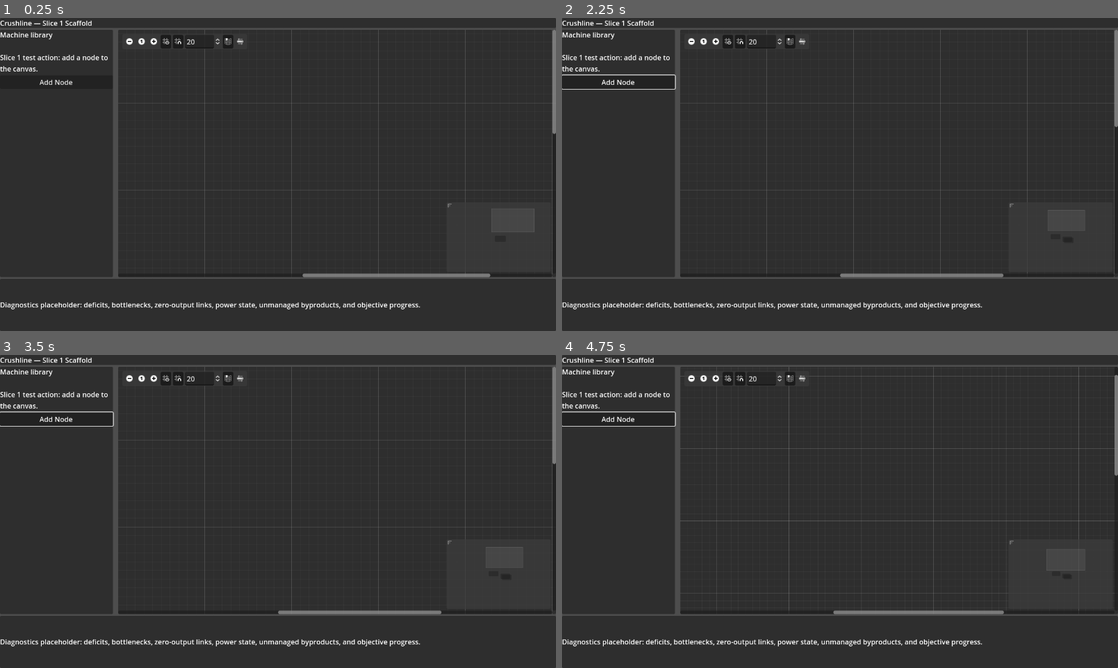
Above: before the commit, frames 1-4 (two rows, left to right).
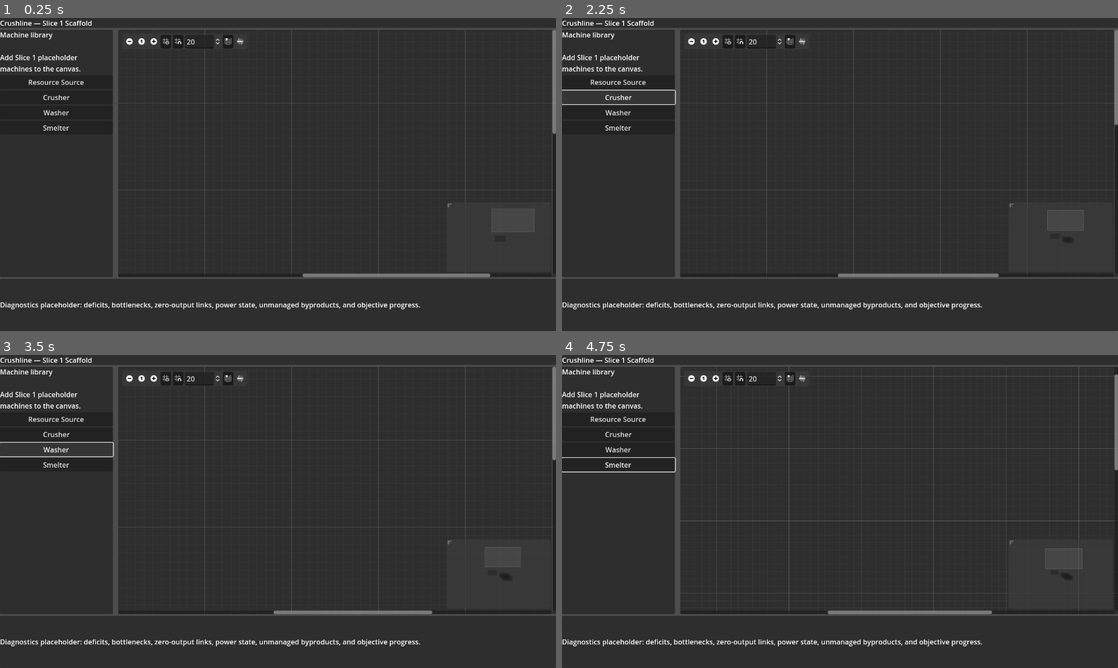
Above: after the commit, the same moments.

Repository: killerbearddude/Crushline-Godot
Game: Godot game, scene res://scenes/main/Main.tscn
Same seed, same stepped clock (60 frames per second), same inputs: the game is played once before the commit and once after it.
Inputs (mouse positions are in pixels of both pictures, inside the frame that each line leads up to):
- Up to frame 1 (0.25 s): no input
- Up to frame 2 (2.25 s): click (617, 80) at 0.5 s, where only the run before the commit has a clickable "Add Node"; click (617, 80) at 1.25 s, where only the run after the commit has a clickable "Resource Source"; click (617, 96) at 2 s, where only the run after the commit has a clickable "Crusher"
- Up to frame 3 (3.5 s): click (55, 448) at 2.75 s, where only the run after the commit has a clickable "Washer"
- Up to frame 4 (4.75 s): click (617, 464) at 3.5 s, where only the run after the commit has a clickable "Smelter"; click (689, 380) at 4.25 s

The runs differ from the first frame. In frame 1, 0.5% of the frame differs, in the area x 0-20%, y 11-36%; in frame 2, 0.9%; in frame 3, 0.9%; in frame 4, 0.9%, in the area x 0-100%, y 6-83%.

Commit message:
Add basic node list (#8)
* Add basic machine button bindings

* Add basic machine buttons to main scene

Diff:
--- a/scenes/main/Main.tscn
+++ b/scenes/main/Main.tscn
@@ -40,12 +40,24 @@
 
 [node name="MachineLibraryLabel" type="Label" parent="Root/Body/MachineLibraryPanel/MachineLibraryContents"]
 layout_mode = 2
-text = "Machine library\n\nSlice 1 test action: add a node to the canvas."
+text = "Machine library\n\nAdd Slice 1 placeholder machines to the canvas."
 autowrap_mode = 3
 
-[node name="AddNodeButton" type="Button" parent="Root/Body/MachineLibraryPanel/MachineLibraryContents"]
+[node name="AddResourceSourceButton" type="Button" parent="Root/Body/MachineLibraryPanel/MachineLibraryContents"]
 layout_mode = 2
-text = "Add Node"
+text = "Resource Source"
+
+[node name="AddCrusherButton" type="Button" parent="Root/Body/MachineLibraryPanel/MachineLibraryContents"]
+layout_mode = 2
+text = "Crusher"
+
+[node name="AddWasherButton" type="Button" parent="Root/Body/MachineLibraryPanel/MachineLibraryContents"]
+layout_mode = 2
+text = "Washer"
+
+[node name="AddSmelterButton" type="Button" parent="Root/Body/MachineLibraryPanel/MachineLibraryContents"]
+layout_mode = 2
+text = "Smelter"
 
 [node name="ProductionGraphView" parent="Root/Body" instance=ExtResource("1")]
 layout_mode = 2
--- a/scripts/ui/main_controller.gd
+++ b/scripts/ui/main_controller.gd
@@ -1,12 +1,19 @@
 extends Control
 
-@onready var add_node_button := get_node("Root/Body/MachineLibraryPanel/MachineLibraryContents/AddNodeButton") as Button
 @onready var graph_view := get_node("Root/Body/ProductionGraphView") as GraphEdit
 
 func _ready() -> void:
-	add_node_button.pressed.connect(_on_add_node_button_pressed)
+	_bind_button("Root/Body/MachineLibraryPanel/MachineLibraryContents/AddResourceSourceButton", "Resource Source", "In: none", "Out: Iron Ore")
+	_bind_button("Root/Body/MachineLibraryPanel/MachineLibraryContents/AddCrusherButton", "Crusher", "In: Iron Ore", "Out: Crushed Iron Ore")
+	_bind_button("Root/Body/MachineLibraryPanel/MachineLibraryContents/AddWasherButton", "Washer", "In: Crushed Iron Ore", "Out: Washed Iron Ore")
+	_bind_button("Root/Body/MachineLibraryPanel/MachineLibraryContents/AddSmelterButton", "Smelter", "In: Washed Iron Ore", "Out: Iron Ingot")
 
 
-func _on_add_node_button_pressed() -> void:
+func _bind_button(button_path: String, machine_display_name: String, input_port_label: String, output_port_label: String) -> void:
+	var button := get_node(button_path) as Button
+	button.pressed.connect(_on_add_machine_pressed.bind(machine_display_name, input_port_label, output_port_label))
+
+
+func _on_add_machine_pressed(machine_display_name: String, input_port_label: String, output_port_label: String) -> void:
 	if graph_view.has_method("add_placeholder_machine_node"):
-		graph_view.call("add_placeholder_machine_node", "Processor", "In: input", "Out: output")
+		graph_view.call("add_placeholder_machine_node", machine_display_name, input_port_label, output_port_label)
